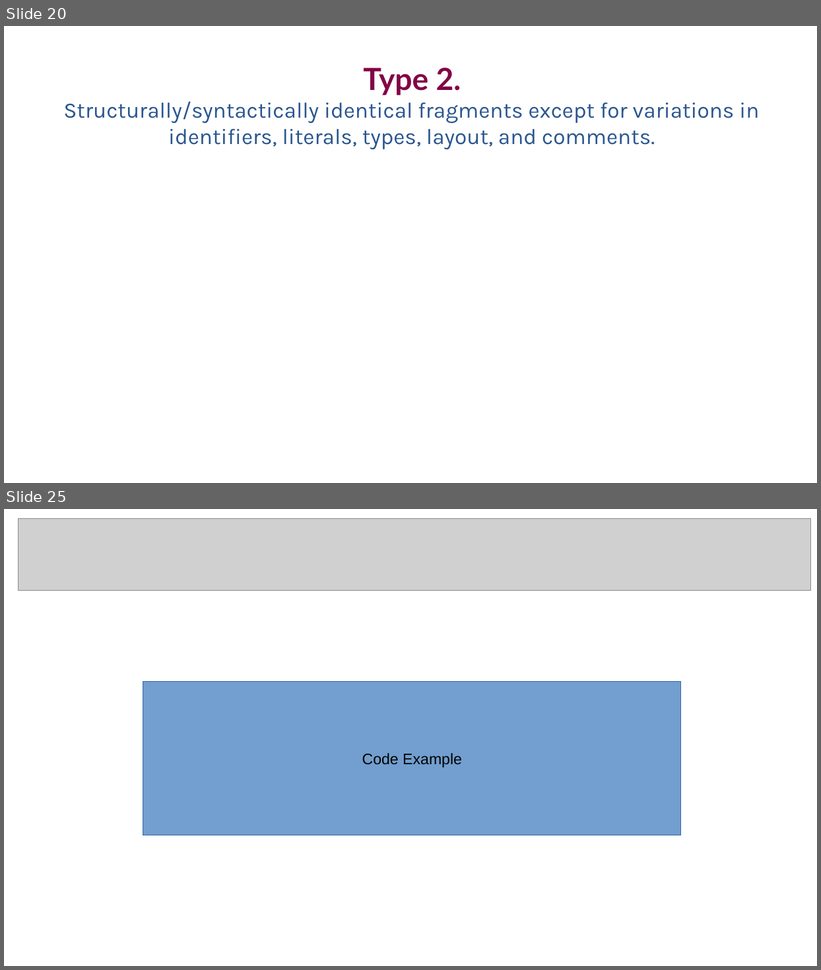
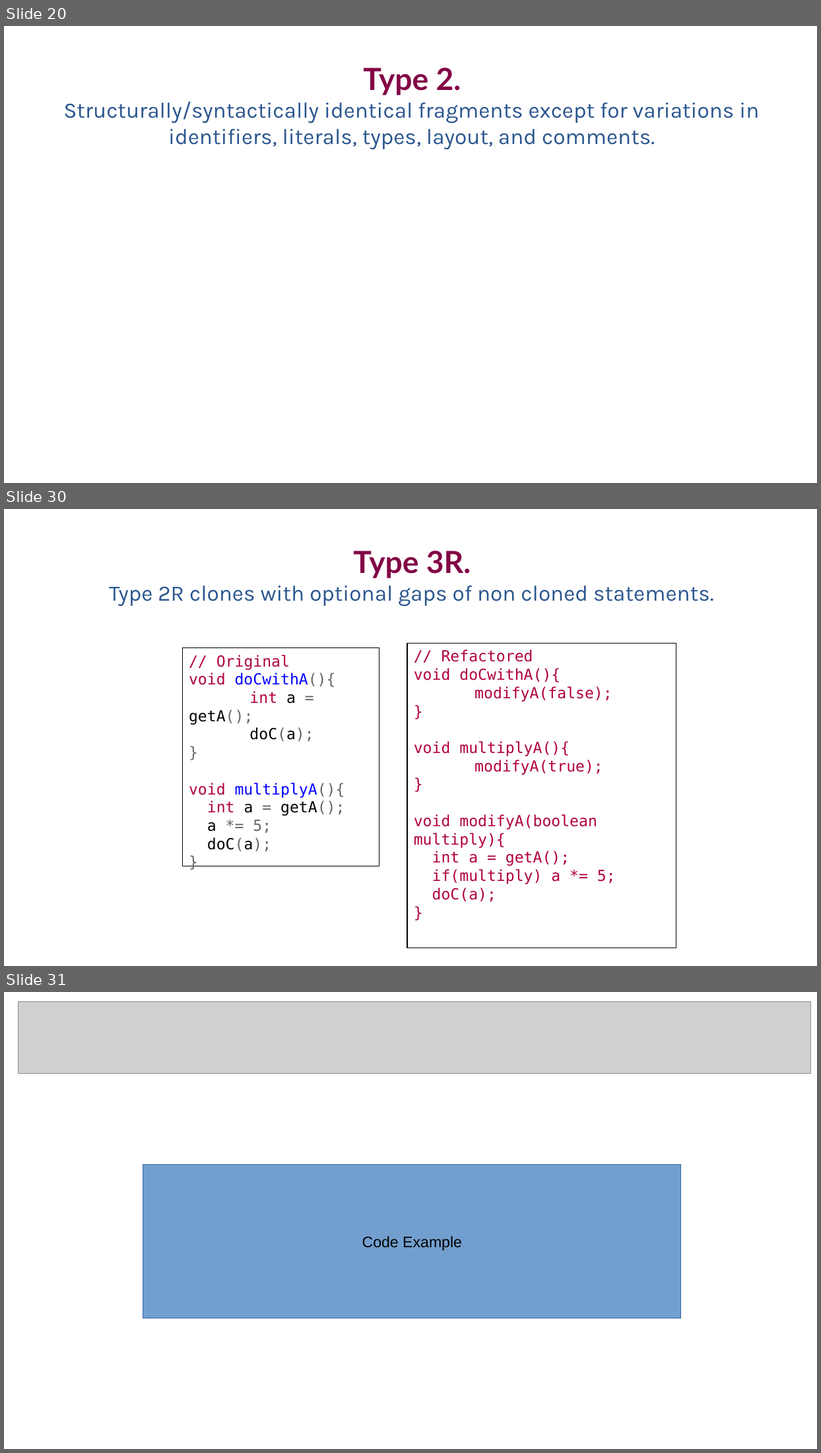
Before and after one commit to SimonBaars/Master-Thesis-Simon-Baars, a slide deck: presentations/FinalPresentation.odp. Shown one above the other, each under a label of ours: slides 20 and 25 before the commit, slides 20, 30 and 31 after it; the slides between them are not shown. The pictures are 821x970 and 821x1453 pixels, drawn with LibreOffice and Linux fonts; fonts in the diff are those of the drawing; grey boxes stand for pictures. Boxes give left, top, right and bottom in pixels: in the first picture for what was removed or moved away, otherwise in the second. Text is boxed around its words. In the diff, an @@ line names an element or a change of style, - is before the commit and + after.

Commit message:
Type progress

```diff
--- a/presentations/FinalPresentation.odp
+++ b/presentations/FinalPresentation.odp
@@ slide 30 added at box(4, 509, 817, 966), background #FFFFFF @@
@@ free added at box(38, 539, 787, 609), 26 pt, text #2A568F @@
+Type 3R.
+Type 2R clones with optional gaps of non cloned statements.
@@ rectangle added at box(407, 643, 677, 948), outline #000000 0.99 pt, 18 pt, text #B00040 @@
+// Refactored
+void doCwithA(){
+modifyA(false);
+}
+void multiplyA(){
+modifyA(true);
+}
+void modifyA(boolean multiply){
+int a = getA();
+if(multiply) a *= 5;
+doC(a);
+}
@@ rectangle added at box(183, 648, 380, 867), outline #000000 0.99 pt, 18 pt, text #666666 @@
+// Original
+void doCwithA(){
+int a = getA();
+doC(a);
+}
+void multiplyA(){
+int a = getA();
+a *= 5;
+doC(a);
+}
@@ what was slide 25 is now slide 31 @@
```
Also in this commit, not shown: 4 slides changed, 9 other slides added, 4 slides removed, 1 other file.
